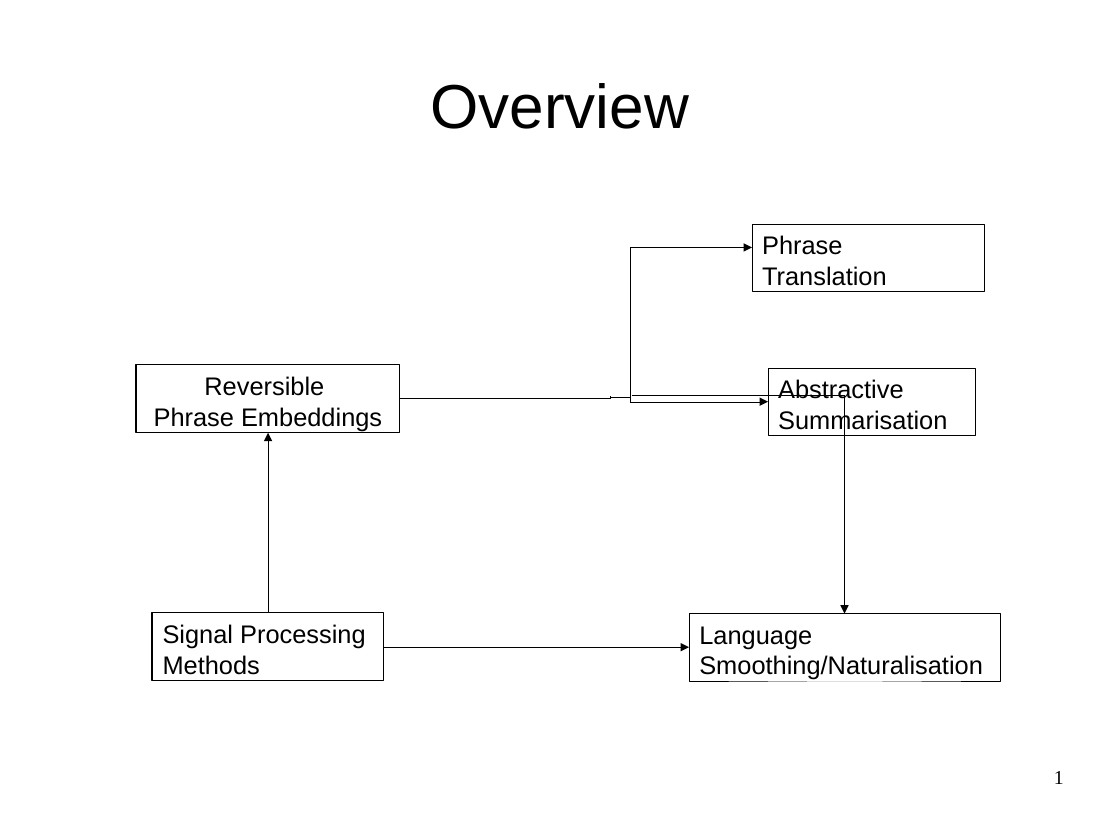
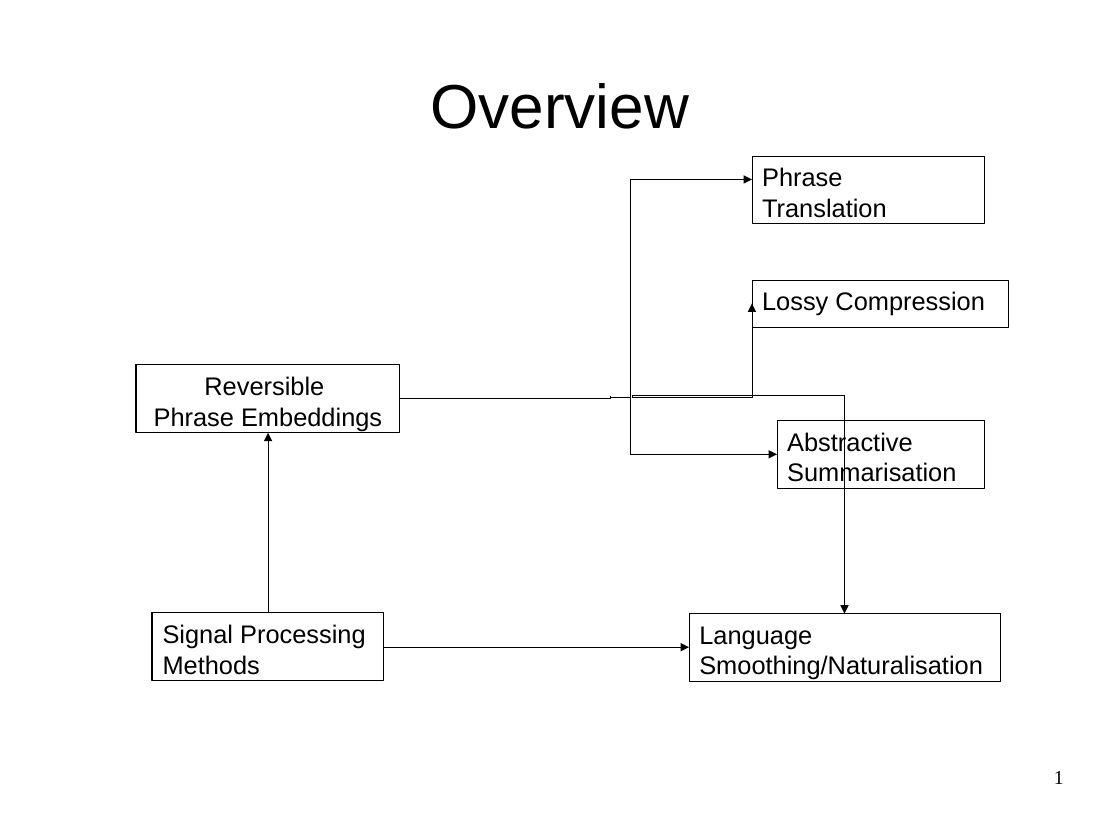
Before and after one commit to oxinabox/phd, a slide deck: slide 1 of documents_prepared/themes/themes.odp. Drawn at 1120x840 pixels with LibreOffice and Linux fonts; fonts in the diff are those of the drawing. Boxes give left, top, right and bottom in pixels: in the first picture for what was removed or moved away, otherwise in the second. Text is boxed around its words. In the diff, an @@ line names an element or a change of style, - is before the commit and + after.

```diff
--- a/documents_prepared/themes/themes.odp
+++ b/documents_prepared/themes/themes.odp
@@ rectangle "Phrase Translation": place and size @@
-rectangle "Phrase Translation" at (752, 224, 984, 291)
+rectangle "Phrase Translation" at (752, 157, 984, 224)
@@ elbow arrow moved from (611, 396) - (752, 248) to (611, 396) - (752, 180) @@
@@ rectangle added at (752, 281, 1008, 327), outline #000000 0.28 pt, 18 pt, text #000000 @@
+Lossy Compression
@@ elbow arrow added from (632, 395) to (752, 304), #000000 0 pt @@
@@ elbow arrow moved from (611, 396) - (768, 401) to (611, 396) - (777, 454) @@
@@ rectangle "Abstractive Summarisation": place and size @@
-rectangle "Abstractive Summarisation" at (768, 368, 976, 435)
+rectangle "Abstractive Summarisation" at (777, 421, 985, 488)
```
Also in this commit, not shown: 3 other slides changed, 4 slides added, 2 slides removed, 7 other files.
